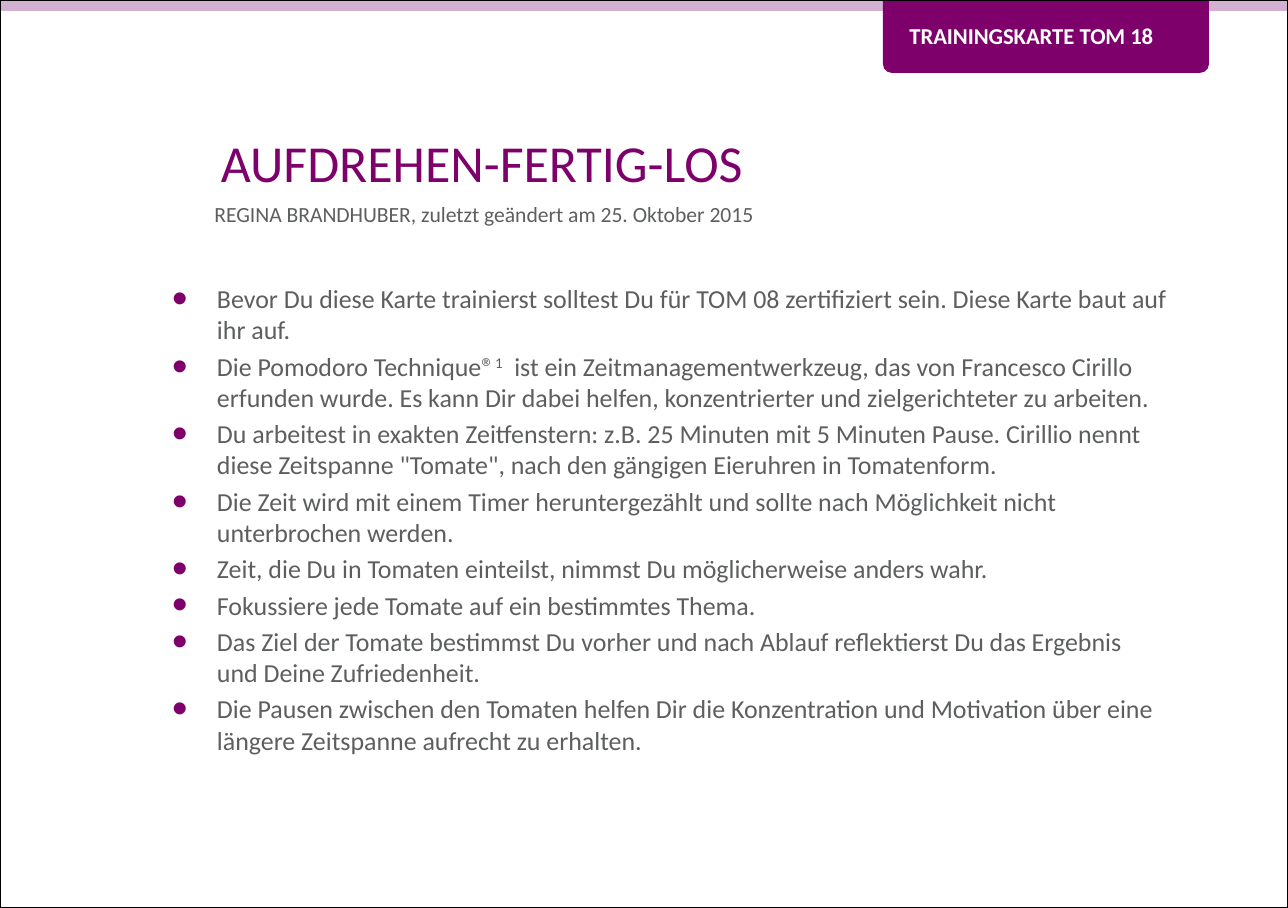
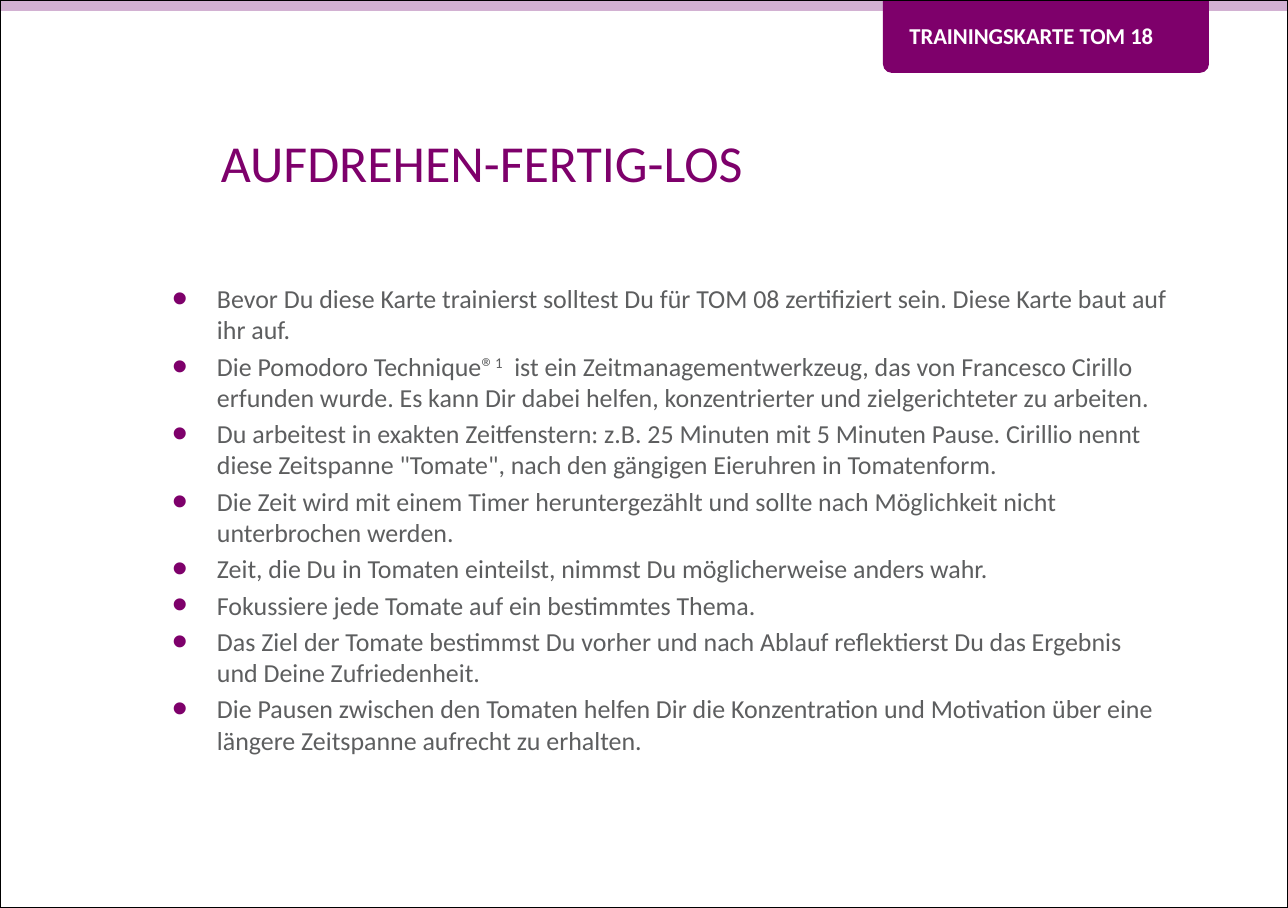
Before and after one commit to Teamtool/training-materials, a slide deck: slide 1 of training-cards/music moves/Tomatoes (TOM)/ger/journeyman/ger_TOM_18_Aufdrehen_fertig_los_MM_J.pptx. Drawn at 1288x908 pixels with LibreOffice and Linux fonts; fonts in the diff are those of the drawing; background and template pictures are left out. Boxes give left, top, right and bottom in pixels: in the first picture for what was removed or moved away, otherwise in the second. Text is boxed around its words. In the diff, an @@ line names an element or a change of style, - is before the commit and + after.

```diff
--- a/training-cards/music moves/Tomatoes (TOM)/ger/journeyman/ger_TOM_18_Aufdrehen_fertig_los_MM_J.pptx
+++ b/training-cards/music moves/Tomatoes (TOM)/ger/journeyman/ger_TOM_18_Aufdrehen_fertig_los_MM_J.pptx
@@ text removed at <box>214,207,754,226</box> @@
-REGINA BRANDHUBER, zuletzt geändert am 25. Oktober 2015
```
Also in this commit, not shown: 1 other slide changed, 1 other file.
